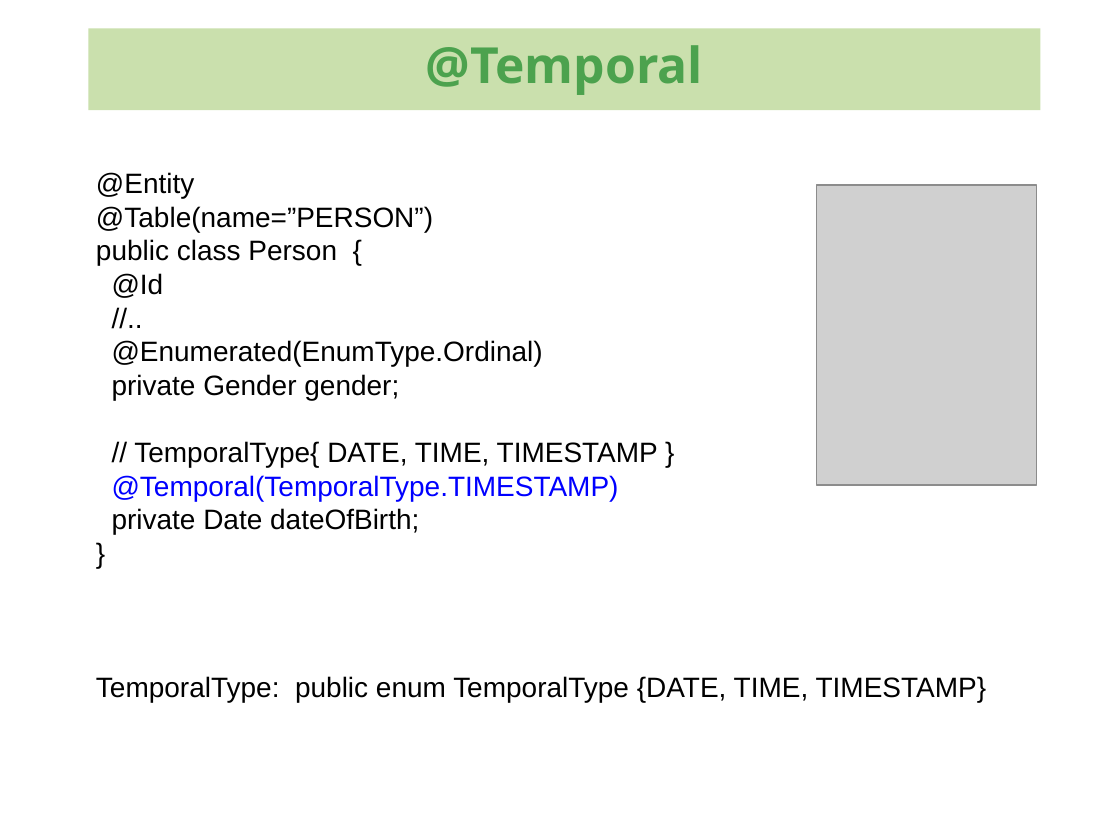
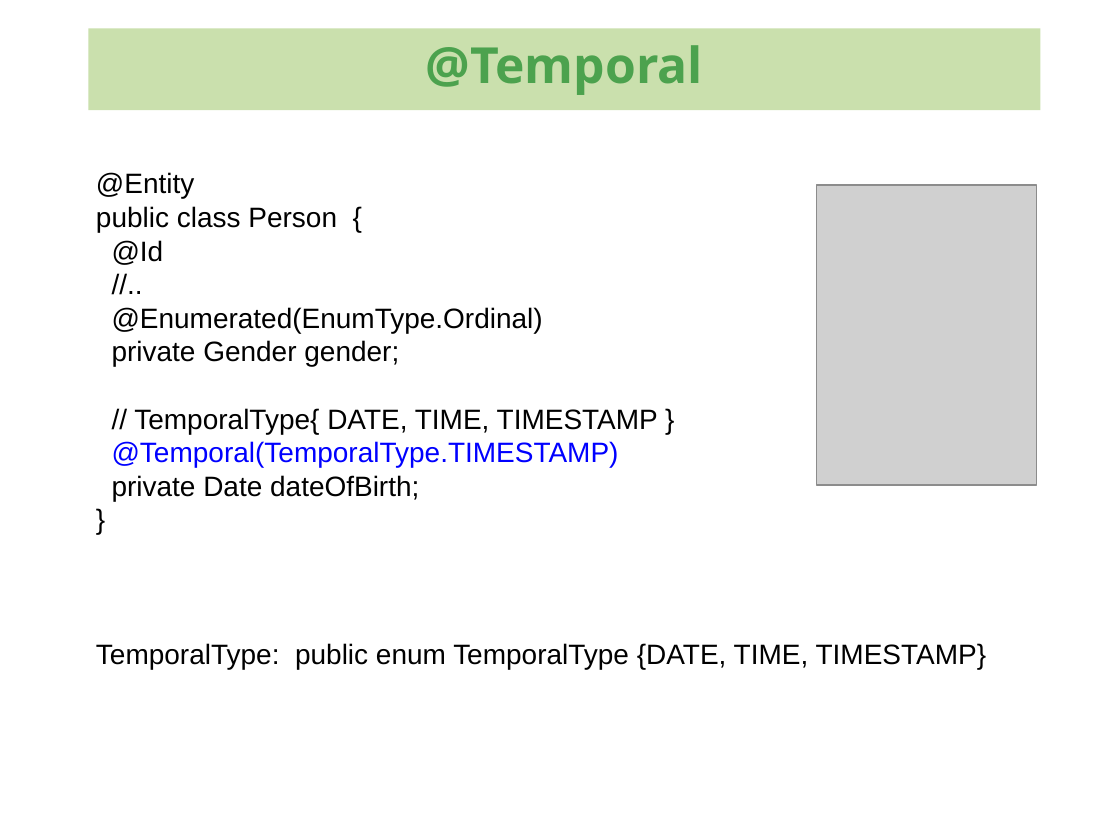
Before and after one commit to kenglxn/seam-maven-refimpl, a slide deck: slide 18 of sandbox/loo/jpa-continued/jpa-continued.odp. Drawn at 1120x840 pixels with LibreOffice and Linux fonts; fonts in the diff are those of the drawing; grey boxes stand for pictures; background and template pictures are left out. Boxes give left, top, right and bottom in pixels: in the first picture for what was removed or moved away, otherwise in the second. Text is boxed around its words. In the diff, an @@ line names an element or a change of style, - is before the commit and + after.

```diff
--- a/sandbox/loo/jpa-continued/jpa-continued.odp
+++ b/sandbox/loo/jpa-continued/jpa-continued.odp
@@ text at [96, 206, 433, 232]: paragraph removed @@
-@Table(name=”PERSON”)
```
Also in this commit, not shown: 11 other slides changed, 4 slides added.
